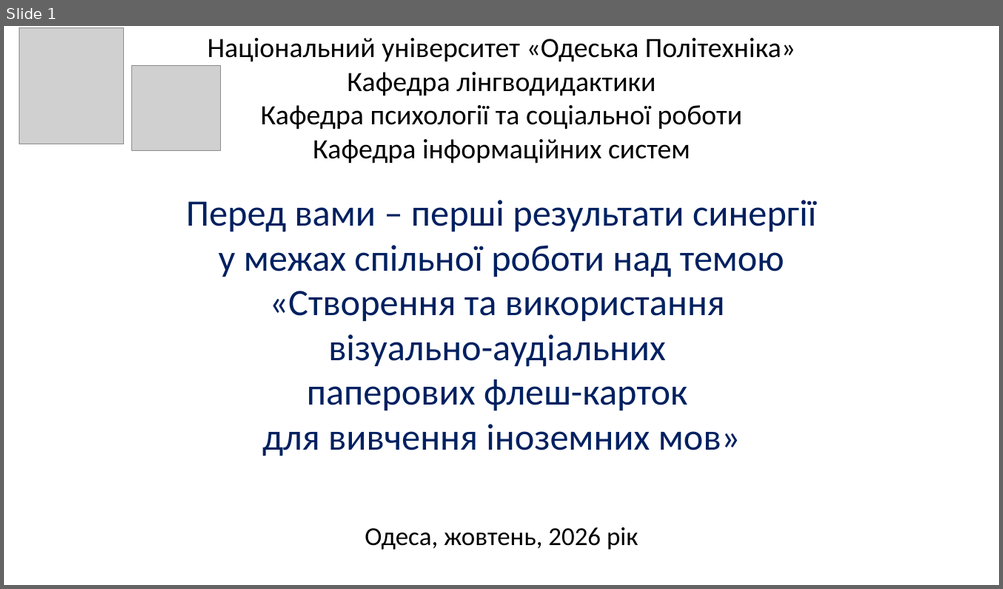
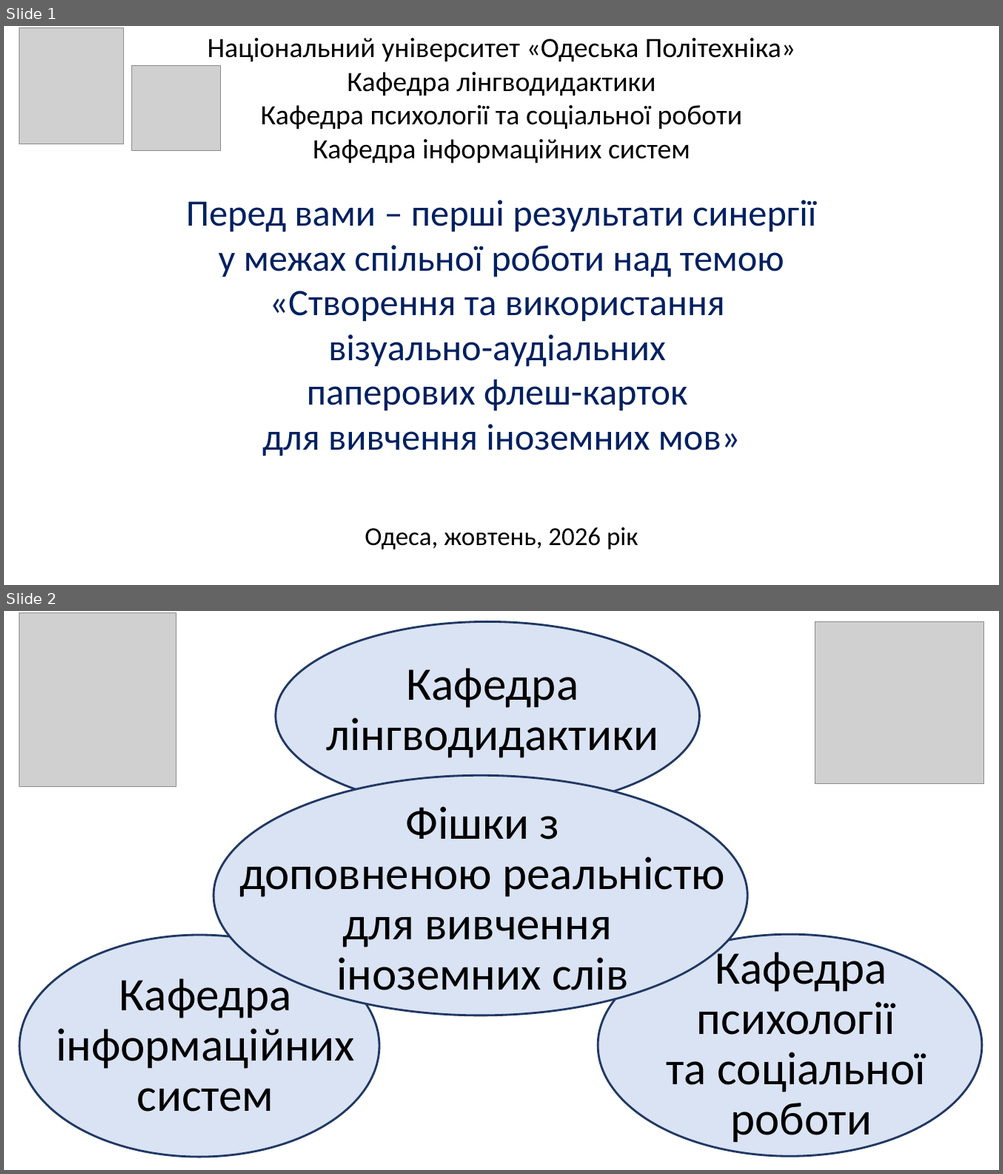
Before and after one commit to opnu-lingvo/flashcard, a slide deck: docs/Present.pptx. Shown one above the other, each under a label of ours: slide 1 before the commit, slides 1 and 2 after it. The pictures are 1003x589 and 1003x1174 pixels, drawn with LibreOffice and Linux fonts; fonts in the diff are those of the drawing; grey boxes stand for pictures. Boxes give left, top, right and bottom in pixels: in the first picture for what was removed or moved away, otherwise in the second. Text is boxed around its words. In the diff, an @@ line names an element or a change of style, - is before the commit and + after.

```diff
--- a/docs/Present.pptx
+++ b/docs/Present.pptx
@@ slide 2 added at [4, 611, 999, 1170], background #FFFFFF @@
@@ picture added at [20, 612, 176, 787] @@
@@ ellipse added at [276, 621, 700, 809], fill #DAE3F3, outline #203864 2 pt @@
@@ picture added at [815, 622, 984, 784] @@
@@ text added at [326, 668, 658, 758], 45 pt, text #000000 @@
+Кафедра лінгводидактики
@@ ellipse added at [213, 776, 747, 1016], fill #DAE3F3, outline #203864 2 pt @@
@@ text added at [239, 806, 726, 1002], 45 pt, text #000000 @@
+Фішки з
+доповненою реальністю
+для вивчення
+іноземних слів
@@ ellipse added at [20, 936, 379, 1158], fill #DAE3F3, outline #203864 2 pt @@
@@ ellipse added at [598, 935, 982, 1157], fill #DAE3F3, outline #203864 2 pt @@
@@ text added at [666, 945, 925, 1146], 45 pt, text #000000 @@
+Кафедра психології
+та соціальної
+роботи
@@ text added at [56, 972, 355, 1112], 45 pt, text #000000 @@
+Кафедра інформаційних систем
```
Also in this commit, not shown: 17 other files.
